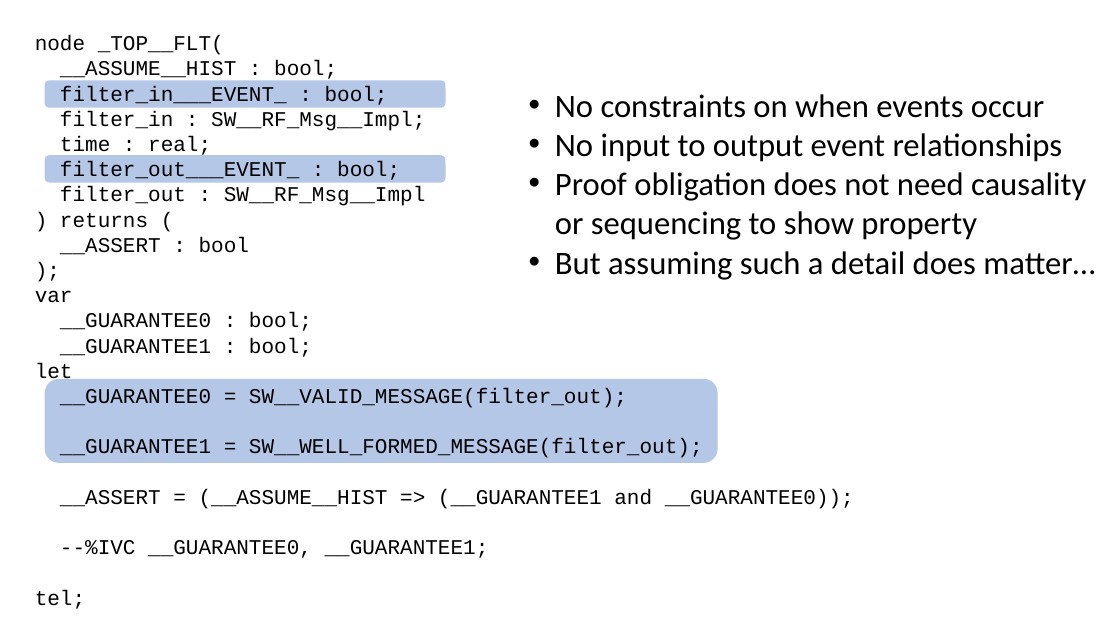
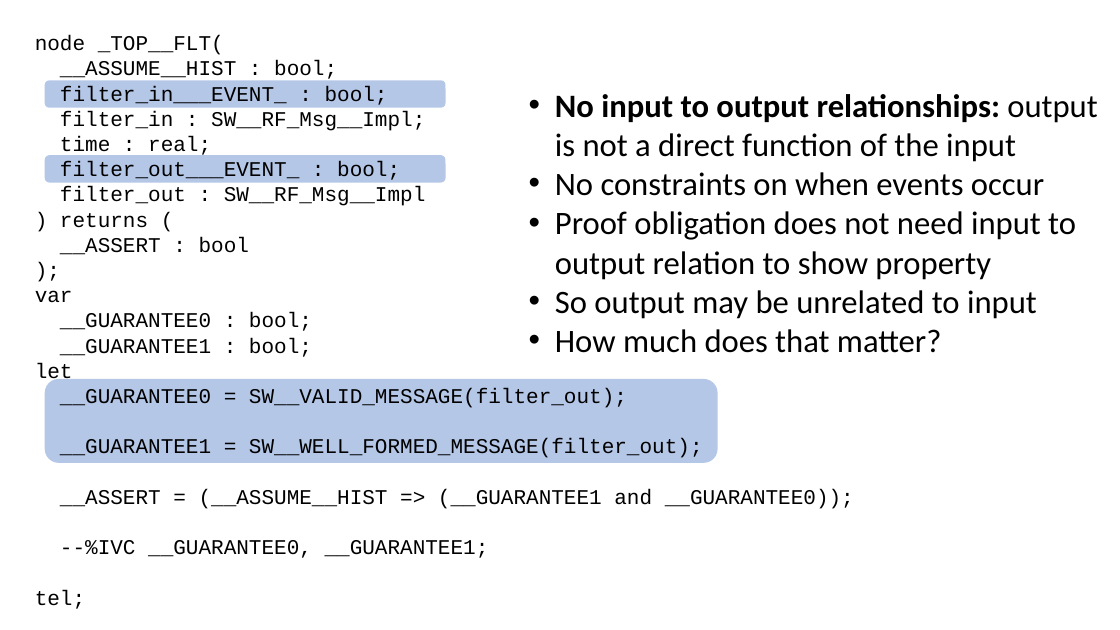
Before and after one commit to loonwerks/CASE, a slide deck: slide 5 of TA2/AGREE_event_ports/agree_event_semantics.pptx (slide 4 before the commit). Drawn at 1120x630 pixels with LibreOffice and Linux fonts; fonts in the diff are those of the drawing. Boxes give left, top, right and bottom in pixels: in the first picture for what was removed or moved away, otherwise in the second. Text is boxed around its words. In the diff, an @@ line names an element or a change of style, - is before the commit and + after.

Commit message:
Add event models and assume semantics

```diff
--- a/TA2/AGREE_event_ports/agree_event_semantics.pptx
+++ b/TA2/AGREE_event_ports/agree_event_semantics.pptx
@@ text at <box>555,94,1097,162</box>: paragraph added @@
+• No input to output relationships: output is not a direct function of the input
@@ text at <box>555,211,1076,353</box>: text changed @@
-• No input to output event relationships
-• Proof obligation does not need causality or sequencing to show property
-• But assuming such a detail does matter…
+• Proof obligation does not need input to output relation to show property
+• So output may be unrelated to input
+• How much does that matter?
```
Also in this commit, not shown: 3 other slides changed, 5 slides added, 4 other files.
